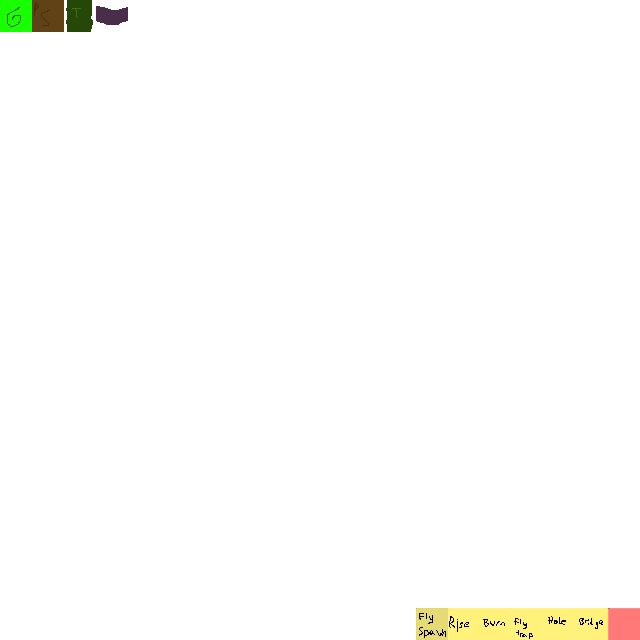
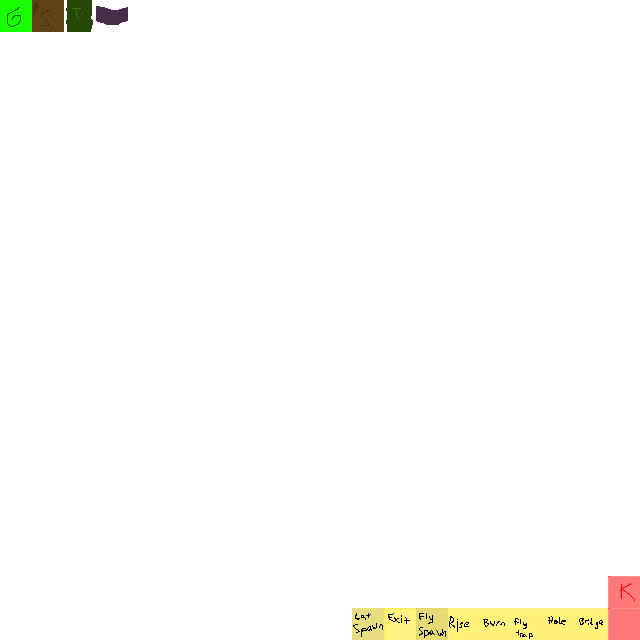
Layer changes from the first 640 × 640 image to the second:
painted on "Background" over [352, 576, 640, 640]
